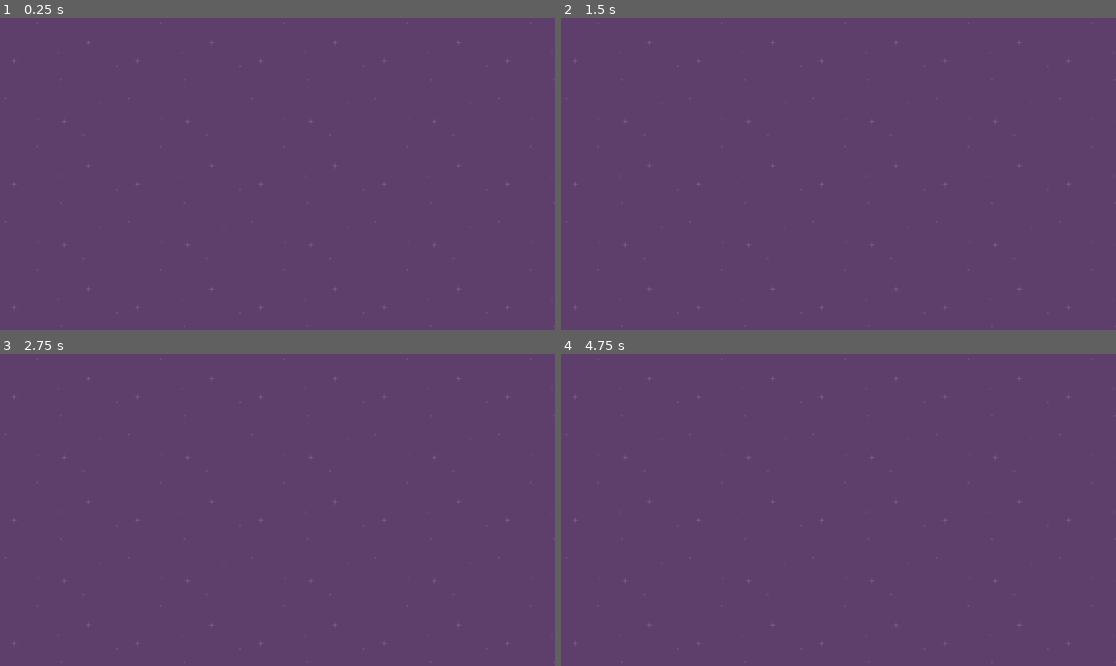
Above: before the commit, frames 1-4 (two rows, left to right).
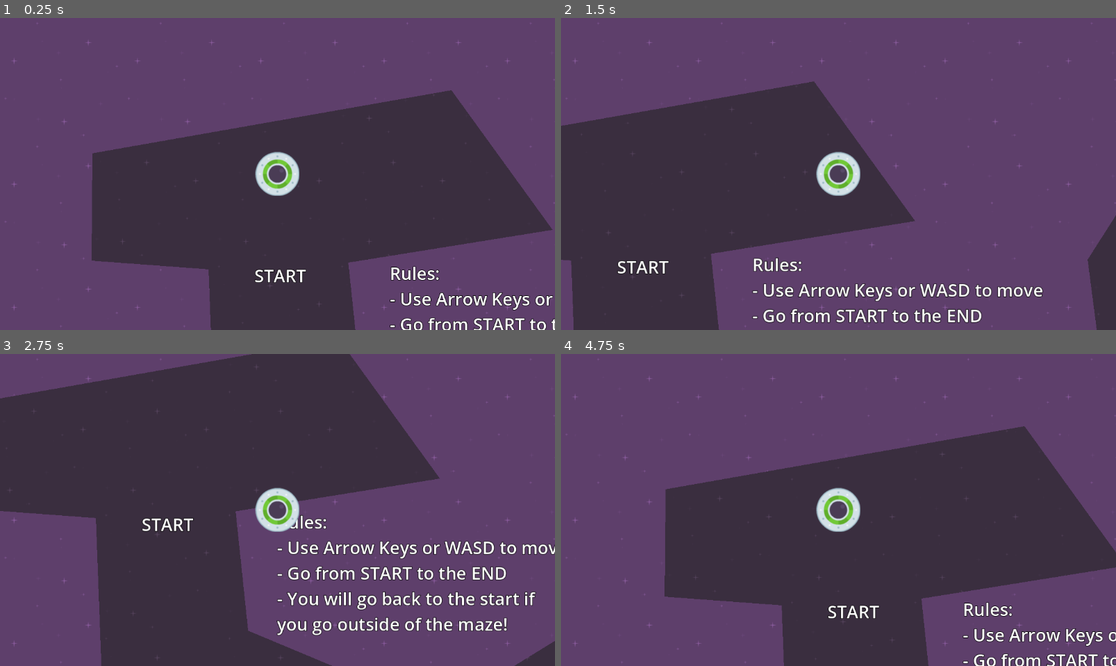
Above: after the commit, the same moments.

Repository: Nikotoh/Speedy-Saucer
Game: Godot game, scene res://Nodes/Level 1/level_1.tscn
Two runs of this game, one before a commit and one after it. Both use one fixed random seed, a clock stepped at 60 frames per second and the inputs below. Before the commit the project starts from res://Scenes/level_1.tscn.
Inputs:
- Up to frame 1 (0.25 s): no input
- Up to frame 2 (1.5 s): tap Enter at 0.5 s; hold Right (move_right, bound only after the commit) 0.53-1.28 s; hold Down (move_down, bound only after the commit) from 1.28 s (still down)
- Up to frame 3 (2.75 s): release Down (move_down, bound only after the commit) at 2.03 s; hold Right (move_right, bound only after the commit) from 2.03 s (still down)
- Up to frame 4 (4.75 s): release Right (move_right, bound only after the commit) at 2.78 s; hold Up (move_up, bound only after the commit) 2.78-3.53 s; hold Left (move_left, bound only after the commit) from 3.53 s (still down)

The runs differ from the first frame. In frame 1, 40% of the frame differs, in the area x 16-100%, y 23-100%; in frame 2, 36%; in frame 3, 50%, in the area x 0-100%, y 0-100%; in frame 4, 40%.

Commit message:
Speedy Saucer 1.0

Diff:
--- /dev/null
+++ b/Nodes/Level 1/level_1.gd
@@ -0,0 +1,15 @@
+extends Node2D
+
+
+# Called when the node enters the scene tree for the first time.
+func _ready():
+	pass # Replace with function body.
+
+
+# Called every frame. 'delta' is the elapsed time since the previous frame.
+func _process(delta):
+	pass
+
+
+func _on_maze_body_exited(body):
+	get_tree().reload_current_scene()
--- /dev/null
+++ b/Nodes/Level 1/level_1.tscn
@@ -0,0 +1,76 @@
+[gd_scene load_steps=7 format=3 uid="uid://ofrlvy64mqaq"]
+
+[ext_resource type="Script" path="res://Nodes/Level 1/level_1.gd" id="1_mrcoe"]
+[ext_resource type="Texture2D" uid="uid://dfbkcay8ylv4y" path="res://2D Art/purple.png" id="2_2w6p6"]
+[ext_resource type="PackedScene" uid="uid://d4d0qqmq5ckly" path="res://Nodes/Player/Player.tscn" id="3_ery6p"]
+[ext_resource type="PackedScene" uid="uid://bswbcn7ivbecl" path="res://Nodes/Maze.tscn" id="4_wjhu3"]
+[ext_resource type="PackedScene" uid="uid://c80qv0ndm83t8" path="res://Nodes/UI.tscn" id="4_x0g3m"]
+
+[sub_resource type="LabelSettings" id="LabelSettings_vvgte"]
+font_size = 36
+outline_size = 4
+outline_color = Color(0, 0, 0, 1)
+
+[node name="Level1" type="Node2D"]
+script = ExtResource("1_mrcoe")
+
+[node name="Graphics" type="Node" parent="."]
+
+[node name="CanvasLayer" type="CanvasLayer" parent="Graphics"]
+layer = -10
+
+[node name="Background" type="TextureRect" parent="Graphics/CanvasLayer"]
+z_index = -100
+custom_minimum_size = Vector2(1152, 648)
+anchors_preset = 15
+anchor_right = 1.0
+anchor_bottom = 1.0
+grow_horizontal = 2
+grow_vertical = 2
+texture = ExtResource("2_2w6p6")
+stretch_mode = 1
+
+[node name="StartLabel" type="Label" parent="Graphics"]
+z_index = -10
+offset_left = 407.0
+offset_top = 261.0
+offset_right = 527.0
+offset_bottom = 319.0
+text = "START"
+label_settings = SubResource("LabelSettings_vvgte")
+
+[node name="EndLabel" type="Label" parent="Graphics"]
+z_index = -10
+offset_left = 3131.0
+offset_top = 239.0
+offset_right = 3251.0
+offset_bottom = 297.0
+text = "END"
+label_settings = SubResource("LabelSettings_vvgte")
+
+[node name="TutorialLabel" type="Label" parent="Graphics"]
+z_index = -10
+offset_left = 688.0
+offset_top = 256.0
+offset_right = 1351.0
+offset_bottom = 546.0
+text = "Rules:
+- Use Arrow Keys or WASD to move
+- Go from START to the END
+- You will go back to the start if
+you go outside of the maze!"
+label_settings = SubResource("LabelSettings_vvgte")
+
+[node name="Player" parent="." instance=ExtResource("3_ery6p")]
+position = Vector2(455, 75)
+
+[node name="UI" parent="Player" instance=ExtResource("4_x0g3m")]
+layer = 10
+visible = false
+
+[node name="Maze" parent="." instance=ExtResource("4_wjhu3")]
+z_index = -50
+
+[connection signal="body_exited" from="Maze" to="." method="_on_maze_body_exited"]
+
+[editable path="Player/UI"]
--- /dev/null
+++ b/Nodes/Maze.tscn
@@ -0,0 +1,13 @@
+[gd_scene load_steps=2 format=3 uid="uid://bswbcn7ivbecl"]
+
+[ext_resource type="Texture2D" uid="uid://bf1863oeq8flt" path="res://2D Art/darkPurple.png" id="1_tnybu"]
+
+[node name="Area2D" type="Area2D"]
+
+[node name="CollisionPolygon2D" type="CollisionPolygon2D" parent="."]
+polygon = PackedVector2Array(71, 32, 69, 255, 312, 273, 325, 624, 431, 864, 767, 1041, 1307, 1019, 1562, 731, 1754, 429, 1872, 169, 2080, 189, 2398, 485, 2414, 731, 2534, 955, 2854, 1047, 3134, 1003, 3280, 759, 3304, 499, 3304, 247, 3548, 247, 3550, -89, 2856, -91, 2856, 215, 3080, 241, 3072, 503, 3038, 749, 2820, 733, 2668, 567, 2658, 241, 2428, 69, 2138, -51, 1848, -119, 1548, -57, 1504, 83, 1384, 271, 1406, 441, 1166, 589, 886, 615, 628, 507, 602, 259, 1026, 191, 816, -99)
+
+[node name="Polygon2D" type="Polygon2D" parent="."]
+texture_repeat = 2
+texture = ExtResource("1_tnybu")
+polygon = PackedVector2Array(71, 32, 69, 255, 312, 273, 325, 624, 431, 864, 767, 1041, 1307, 1019, 1562, 731, 1754, 429, 1872, 169, 2080, 189, 2398, 485, 2414, 731, 2534, 955, 2854, 1047, 3134, 1003, 3280, 759, 3304, 499, 3304, 247, 3548, 247, 3550, -89, 2856, -91, 2856, 215, 3080, 241, 3072, 503, 3038, 749, 2820, 733, 2668, 567, 2658, 241, 2428, 69, 2138, -51, 1848, -119, 1548, -57, 1504, 83, 1384, 271, 1406, 441, 1166, 589, 886, 615, 628, 507, 602, 259, 1026, 191, 816, -99)
--- /dev/null
+++ b/Nodes/Player/Player.gd
@@ -0,0 +1,13 @@
+extends RigidBody2D
+
+var force = 1000
+
+func _physics_process(delta):
+	if Input.is_action_pressed("move_right"):
+		apply_force(Vector2(force, 0))
+	if Input.is_action_pressed("move_left"):
+		apply_force(Vector2(-force, 0))
+	if Input.is_action_pressed("move_up"):
+		apply_force(Vector2(0, -force))
+	if Input.is_action_pressed("move_down"):
+		apply_force(Vector2(0, force))
--- /dev/null
+++ b/Nodes/Player/Player.tscn
@@ -0,0 +1,19 @@
+[gd_scene load_steps=4 format=3 uid="uid://d4d0qqmq5ckly"]
+
+[ext_resource type="Texture2D" uid="uid://jwmaaw1chb14" path="res://2D Art/ufoGreen.png" id="1_0j3pu"]
+[ext_resource type="Script" path="res://Nodes/Player/Player.gd" id="1_24fgk"]
+
+[sub_resource type="CircleShape2D" id="CircleShape2D_fk6wa"]
+radius = 43.0
+
+[node name="Player" type="RigidBody2D"]
+gravity_scale = 0.0
+script = ExtResource("1_24fgk")
+
+[node name="Sprite2D" type="Sprite2D" parent="."]
+texture = ExtResource("1_0j3pu")
+
+[node name="CollisionShape2D" type="CollisionShape2D" parent="."]
+shape = SubResource("CircleShape2D_fk6wa")
+
+[node name="Camera2D" type="Camera2D" parent="."]
--- /dev/null
+++ b/Nodes/QuitButton.gd
@@ -0,0 +1,4 @@
+extends Button
+
+func _pressed():
+	get_tree().root.propagate_notification(NOTIFICATION_WM_CLOSE_REQUEST)
--- /dev/null
+++ b/Nodes/ReplayButton.gd
@@ -0,0 +1,9 @@
+extends Button
+
+func _ready():
+	var button = Button.new()
+	button.text = ""
+	button.pressed.connect(self._button_pressed)
+
+func _button_pressed():
+	get_tree().reload_current_scene()
--- /dev/null
+++ b/Nodes/UI.tscn
@@ -0,0 +1,28 @@
+[gd_scene load_steps=5 format=3 uid="uid://c80qv0ndm83t8"]
+
+[ext_resource type="Script" path="res://Nodes/ReplayButton.gd" id="1_34msj"]
+[ext_resource type="Texture2D" uid="uid://cu1205nslb43g" path="res://2D Art/replay_icon.png" id="1_dqnn8"]
+[ext_resource type="Texture2D" uid="uid://cxydhjg8bm0le" path="res://2D Art/shutdown_icon.png" id="2_jxbaf"]
+[ext_resource type="Script" path="res://Nodes/QuitButton.gd" id="3_h0ca0"]
+
+[node name="UI" type="CanvasLayer"]
+
+[node name="ReplayButton" type="Button" parent="."]
+offset_right = 8.0
+offset_bottom = 8.0
+script = ExtResource("1_34msj")
+
+[node name="ReplayButton" type="Sprite2D" parent="ReplayButton"]
+position = Vector2(920, 83)
+scale = Vector2(0.6, 0.6)
+texture = ExtResource("1_dqnn8")
+
+[node name="QuitButton" type="Button" parent="."]
+offset_right = 8.0
+offset_bottom = 8.0
+script = ExtResource("3_h0ca0")
+
+[node name="QuitButton" type="Sprite2D" parent="QuitButton"]
+position = Vector2(1019, 83)
+scale = Vector2(0.6, 0.6)
+texture = ExtResource("2_jxbaf")
--- a/Scenes/level_1.tscn
+++ /dev/null
@@ -1,12 +0,0 @@
-[gd_scene load_steps=2 format=3 uid="uid://ofrlvy64mqaq"]
-
-[ext_resource type="Texture2D" uid="uid://dfbkcay8ylv4y" path="res://Art/purple.png" id="1_hq815"]
-
-[node name="Level1" type="Node2D"]
-
-[node name="Background" type="TextureRect" parent="."]
-custom_minimum_size = Vector2(1152, 648)
-offset_right = 40.0
-offset_bottom = 40.0
-texture = ExtResource("1_hq815")
-stretch_mode = 1
--- a/project.godot
+++ b/project.godot
@@ -11,6 +11,37 @@
 [application]
 
 config/name="Speedy Saucer"
-run/main_scene="res://Scenes/level_1.tscn"
+run/main_scene="res://Nodes/Level 1/level_1.tscn"
 config/features=PackedStringArray("4.1", "Forward Plus")
-config/icon="res://Art/icon.svg"
+config/icon="res://2D Art/icon.svg"
+
+[display]
+
+window/vsync/vsync_mode=0
+
+[input]
+
+move_right={
+"deadzone": 0.5,
+"events": [Object(InputEventKey,"resource_local_to_scene":false,"resource_name":"","device":0,"window_id":0,"alt_pressed":false,"shift_pressed":false,"ctrl_pressed":false,"meta_pressed":false,"pressed":false,"keycode":0,"physical_keycode":4194321,"key_label":0,"unicode":0,"echo":false,"script":null)
+, Object(InputEventKey,"resource_local_to_scene":false,"resource_name":"","device":-1,"window_id":0,"alt_pressed":false,"shift_pressed":false,"ctrl_pressed":false,"meta_pressed":false,"pressed":false,"keycode":0,"physical_keycode":68,"key_label":0,"unicode":100,"echo":false,"script":null)
+]
+}
+move_left={
+"deadzone": 0.5,
+"events": [Object(InputEventKey,"resource_local_to_scene":false,"resource_name":"","device":0,"window_id":0,"alt_pressed":false,"shift_pressed":false,"ctrl_pressed":false,"meta_pressed":false,"pressed":false,"keycode":0,"physical_keycode":4194319,"key_label":0,"unicode":0,"echo":false,"script":null)
+, Object(InputEventKey,"resource_local_to_scene":false,"resource_name":"","device":-1,"window_id":0,"alt_pressed":false,"shift_pressed":false,"ctrl_pressed":false,"meta_pressed":false,"pressed":false,"keycode":0,"physical_keycode":65,"key_label":0,"unicode":97,"echo":false,"script":null)
+]
+}
+move_up={
+"deadzone": 0.5,
+"events": [Object(InputEventKey,"resource_local_to_scene":false,"resource_name":"","device":0,"window_id":0,"alt_pressed":false,"shift_pressed":false,"ctrl_pressed":false,"meta_pressed":false,"pressed":false,"keycode":0,"physical_keycode":4194320,"key_label":0,"unicode":0,"echo":false,"script":null)
+, Object(InputEventKey,"resource_local_to_scene":false,"resource_name":"","device":-1,"window_id":0,"alt_pressed":false,"shift_pressed":false,"ctrl_pressed":false,"meta_pressed":false,"pressed":false,"keycode":0,"physical_keycode":87,"key_label":0,"unicode":119,"echo":false,"script":null)
+]
+}
+move_down={
+"deadzone": 0.5,
+"events": [Object(InputEventKey,"resource_local_to_scene":false,"resource_name":"","device":0,"window_id":0,"alt_pressed":false,"shift_pressed":false,"ctrl_pressed":false,"meta_pressed":false,"pressed":false,"keycode":0,"physical_keycode":4194322,"key_label":0,"unicode":0,"echo":false,"script":null)
+, Object(InputEventKey,"resource_local_to_scene":false,"resource_name":"","device":-1,"window_id":0,"alt_pressed":false,"shift_pressed":false,"ctrl_pressed":false,"meta_pressed":false,"pressed":false,"keycode":0,"physical_keycode":83,"key_label":0,"unicode":115,"echo":false,"script":null)
+]
+}
Renamed: Art/darkPurple.png -> 2D Art/darkPurple.png
Not shown, changed: 2D Art/darkPurple.png.import
Renamed: Art/icon.svg -> 2D Art/icon.svg
Not shown, added: 2D Art/icon.svg.import
Renamed: Art/purple.png -> 2D Art/purple.png
Not shown, added: 2D Art/purple.png.import
Binary file added: 2D Art/replay_icon.png
Not shown, changed: 2D Art/replay_icon.png.import
Binary file added: 2D Art/shutdown_icon.png
Not shown, changed: 2D Art/shutdown_icon.png.import
Renamed: Art/ufoGreen.png -> 2D Art/ufoGreen.png
Not shown, changed: 2D Art/ufoGreen.png.import
